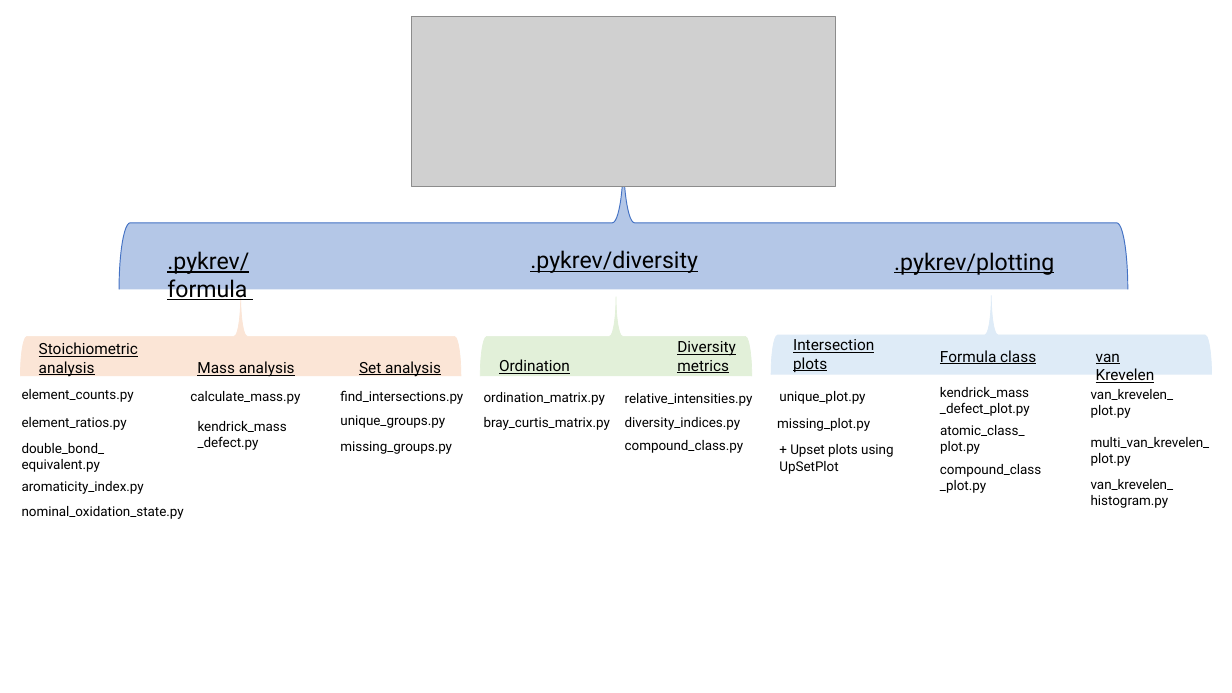
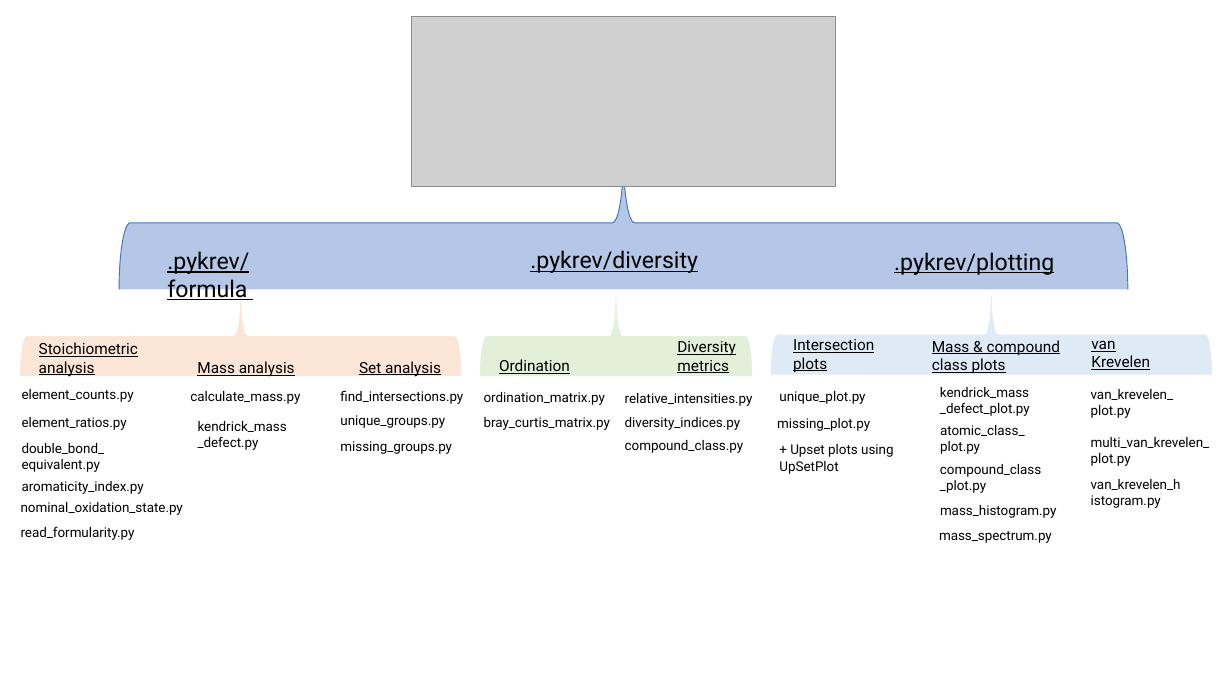
Before and after one commit to Kzra/pykrev, a slide deck: slide 1 of docs/PyKrev Interface.pptx. Drawn at 1232x693 pixels with LibreOffice and Linux fonts; fonts in the diff are those of the drawing; grey boxes stand for pictures. Boxes give left, top, right and bottom in pixels: in the first picture for what was removed or moved away, otherwise in the second. Text is boxed around its words. In the diff, an @@ line names an element or a change of style, - is before the commit and + after.

Commit message:
Added mass spectrum and hist, updated docs

```diff
--- a/docs/PyKrev Interface.pptx
+++ b/docs/PyKrev Interface.pptx
@@ text at (932, 340, 1060, 373): text changed @@
-Formula class
+Mass & compound class plots
@@ text "van Krevelen": place and size @@
-text "van Krevelen" at (1096, 353, 1155, 383)
+text "van Krevelen" at (1091, 340, 1150, 370)
@@ text "van_krevelen_histogram.py" rewrapped from (1091, 479, 1174, 508) to (1091, 479, 1181, 508) @@
@@ text "nominal_oxidation_state.py": place and size @@
-text "nominal_oxidation_state.py" at (22, 506, 184, 519)
+text "nominal_oxidation_state.py" at (21, 502, 183, 515)
@@ text added at (940, 505, 1056, 518), 10.5 pt, text #000000 @@
+mass_histogram.py
@@ text added at (21, 526, 135, 540), 10.5 pt, text #000000 @@
+read_formularity.py
@@ text added at (939, 531, 1052, 543), 10.5 pt, text #000000 @@
+mass_spectrum.py
```
Also in this commit, not shown: 10 other files.
